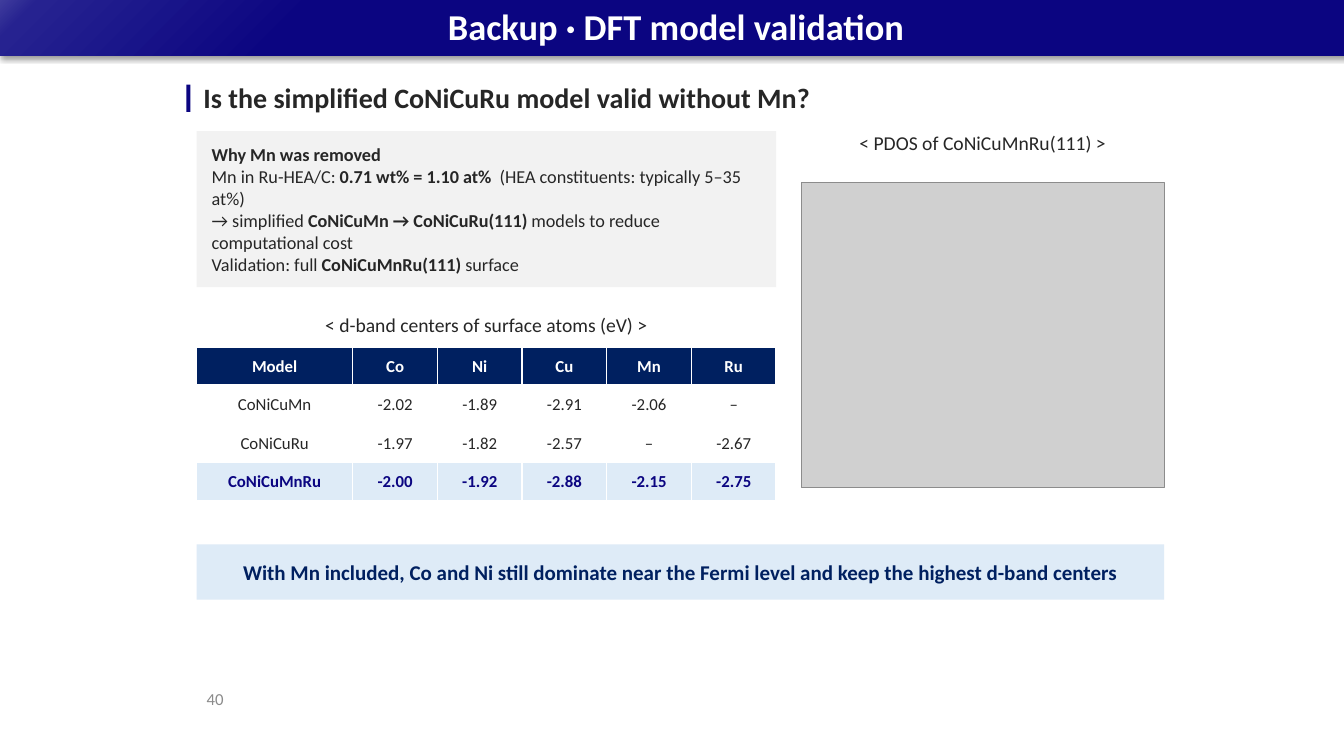
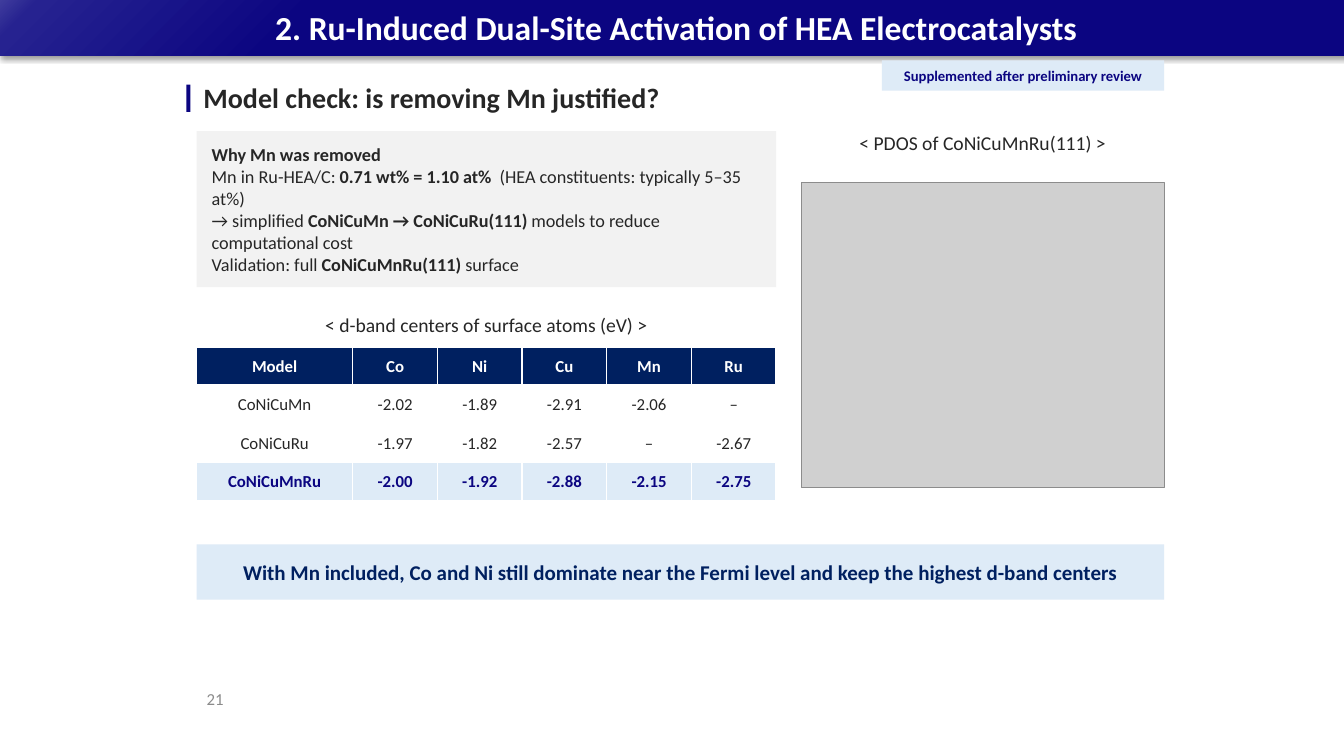
Before and after one commit to limsj0204/letter, a slide deck: slide 21 of 학위논문_디펜스_발표자료_5시료.pptx (slide 40 before the commit). Drawn at 1344x756 pixels with LibreOffice and Linux fonts; fonts in the diff are those of the drawing; grey boxes stand for pictures. Boxes give left, top, right and bottom in pixels: in the first picture for what was removed or moved away, otherwise in the second. Text is boxed around its words. In the diff, an @@ line names an element or a change of style, - is before the commit and + after.

```diff
--- a/학위논문_디펜스_발표자료_5시료.pptx
+++ b/학위논문_디펜스_발표자료_5시료.pptx
@@ title at (x1=275, y1=16, x2=1077, y2=46): text changed; size 26 to 24 pt @@
-Backup · DFT model validation
+2. Ru-Induced Dual-Site Activation of HEA Electrocatalysts
@@ text at (x1=203, y1=88, x2=659, y2=113): text changed @@
-Is the simplified CoNiCuRu model valid without Mn?
+Model check: is removing Mn justified?
@@ rectangle added at (x1=882, y1=60, x2=1165, y2=91), fill #DEEBF7, 10.5 pt, text #0B0581, bold @@
+Supplemented after preliminary review
@@ page number at (x1=207, y1=694, x2=224, y2=705): text changed @@
-40
+21
```
Also in this commit, not shown: 2 other slides changed, 2 slides removed.
